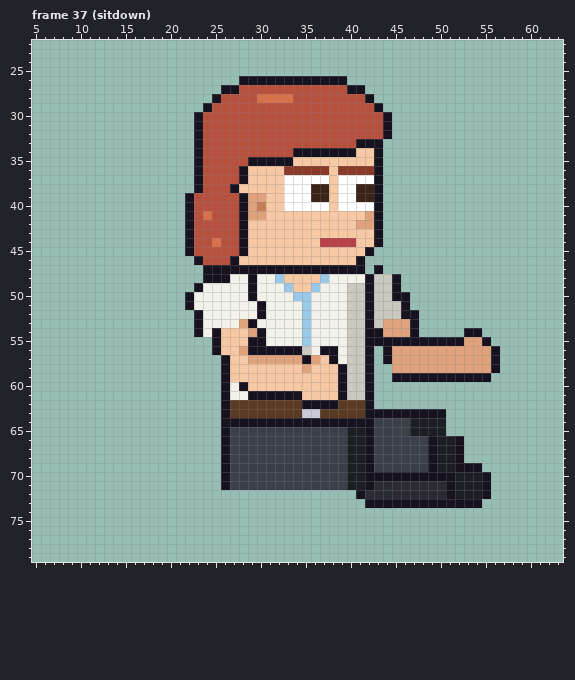
Edited in one commit: pixel-art file (sprites/clients/client_dentdoc_b_right_anim.aseprite). Above: the version before the commit.
64x80 pixels, 129 frames. Colours within 5 levels of each other are drawn and written as one. Shown: frame 37 (sitdown): x 5..63, y 22..79. The old version is drawn lined up with the new one. The commit also changed other frames, which this record leaves out.
New version:
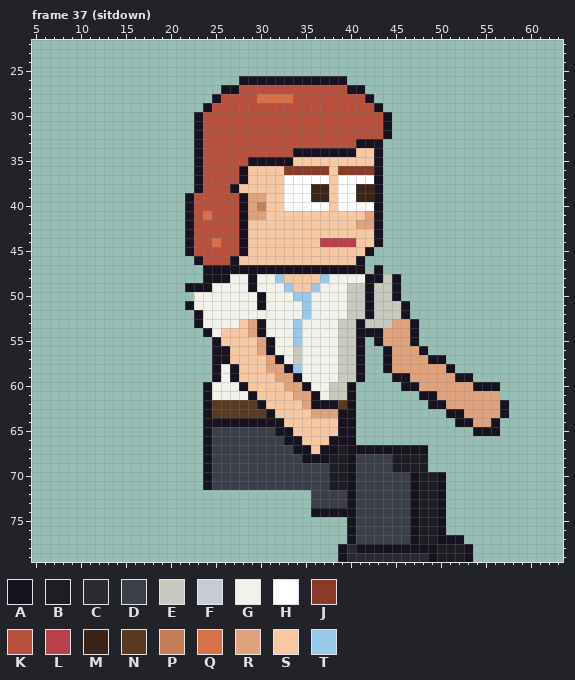
Palette (. is transparent): A #17121f  B #1c1e24  C #2a2a33  D #3a3f4a  E #c9c9c0  F #c8ccd8  G #f2f2ea  H #ffffff  J #8a3a28  K #b8503e  L #b8404a  M #3a2418  N #5a3a22  P #c47e58  Q #d8704a  R #e0a27c  S #f6c9a4  T #9ac8e8
Edits made:
whole drawing moved by +2,-6 (the old picture is shown already moved)
--- frame 37 (sitdown)
@@ x 20..59 @@
 47 ....AAAAAAAAAAAAAAAAAA.A................
-48 ....AAAGGAGGTSSSSTGGGGAEEA..............
-49 ...AGGGGGAGGGTSSTGGGEEAEEA..............
-50 ..AGGGGGGAGGGGTTGGGGEEAEEAA.............
+48 ....AAAGGAGGTSSSSTGGGGAAEA..............
+49 ..AAAGGGGAGGGTSSTGGGEEAEEA..............
+50 ...GGGGGGGAGGGTTGGGGEEAEEA..............
 51 ..AGGGGGGGAGGGGTGGGGEEAEEEA.............
-52 ...AGGGGGGAGGGGTGGGGEEAEEEAA............
-53 ...AGGGGRAGGGGGTGGGGEEAERRRA............
-54 ...AGASSSRAGGGGTGGGGEEAARRRA.....AA.....
-55 .....ASSSAAGGGGTGGGGEEAAAAAAAAAAARRA....
-56 .....ASSRAAAAAAEGAAGEEA.ARRRRRRRRRRRA...
-57 ......ASSRRRRRRARSAGEEA.ARRRRRRRRRRRA...
-58 ......ASSSSSSSSRSSSAEEA..RRRRRRRRRRRA...
-59 ......ASSSSSSSSSSSSAEEA..AAAAAAAAAAA....
-60 ......AGASSSSSSSSSSAEEA.................
-61 ......AGGAAAAAASSSSAEEA.................
-62 ......ANNNNNNNNAAAANNNA.................
-63 ......ANNNNNNNNFFNNNNNAAAAAAAAA.........
-64 ......AAAAAAAAAAAAAAAAADDDDBBBB.........
-65 ......ADDDDDDDDDDDDDBBADDDDBBBB.........
-66 ......ADDDDDDDDDDDDDBBADDDDDDABBA.......
-67 ......ADDDDDDDDDDDDDBBADDDDDDABBA.......
-68 ......ADDDDDDDDDDDDDBBADDDDDDABBA.......
-69 ......ADDDDDDDDDDDDDBBADDDDDDABBAAA.....
-70 ......ADDDDDDDDDDDDDBBAAAAAAAAAABBBA....
-71 ......ADDDDDDDDDDDDDBBACCCCCCCCABBBA....
-72 .....................ACCCCCCCCCABBBA....
-73 ......................AAAAAAAAAAAAA.....
-74 ........................................
-75 ........................................
-76 ........................................
-77 ........................................
-78 ........................................
-79 ........................................
+52 ...AGGGGGGGGGGGTGGGGEEAEEEA.............
+53 ...AGGGGSRAGGGTGGGGEEAEEERRA............
+54 ....AGSSSRAGGGTGGGGEEAAARRRA............
+55 .....ASSSSRAGGTGGGGEEA.ARRRA............
+56 .....AASSSRAGGEGGGGEEA..ARRRA...........
+57 .....AASSSSRAGEGGGGEEA..ARRRRAA.........
+58 .....AGASSSRRATGGGGEEA..ARRRRRRA........
+59 .....AGASSSSRRAGGGGEEA...AARRRRRAA......
+60 ....AGGGASSSSRRAGGEEA.....AARRRRRRAAA...
+61 ....AGGGGASSSSRRAGEEA.......AARRRRRRR...
+62 ....ANNNNNASSSSRAAANA........AARRRRRRA..
+63 ....ANNNNNNASSSSRRRAA..........AARRRRA..
+64 ....AAAAAAAAASSSSSSAA...........AARRA...
+65 ....ADDDDDDDAASSSSSAA.............AAA...
+66 ....ADDDDDDDDAASSSAAA...................
+67 ....ADDDDDDDDDAASAABAAAAAAAAA...........
+68 ....ADDDDDDDDDDAAABBADDDDBBBB...........
+69 ....ADDDDDDDDDDDDDBBADDDDBBBB...........
+70 ....ADDDDDDDDDDDDDBBADDDDDDABBA.........
+71 ....ADDDDDDDDDDDDDBBADDDDDDABBA.........
+72 ................DDDDADDDDDDABBA.........
+73 ................DDDDADDDDDDABBA.........
+74 ................AAAAADDDDDDABBA.........
+75 ....................ADDDDDDABBA.........
+76 ....................ADDDDDDABBA.........
+77 ....................ADDDDDDABBAAA.......
+78 ...................ACAAAAAAAAABBBA......
+79 ...................ACCCCCCCCCABBBA......
Pixel boxes of the changes (left, top, right, bottom) in both pictures:
changed: (185, 274, 509, 562)
